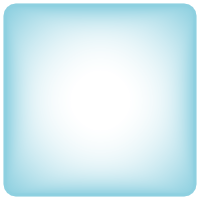
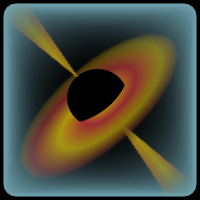
Two versions of the same layered image (200 × 200). Layer-by-layer changes:
"Paint Layer 3": opacity 100% → 50%, moved it into group "Chrysanthemums", painted on it over [0,0,128,192]
added group "Pocket Quasar" with 4 layers above "Paint Layer 1" over [0,0,200,200]
added layer "Paint Layer 15" (59%) in group "Pocket Quasar" over [0,0,200,200]
added layer "Paint Layer 13" in group "Pocket Quasar" over [64,0,128,128]
added layer "Paint Layer 14" (75%) in group "Pocket Quasar" over [0,1,189,193]
added layer "Copy of Paint Layer 15" (75%) in group "Pocket Quasar" over [0,0,200,200]
"Paint Layer 1": opacity 100% → 75%, painted on it over [0,0,200,200]
showed "Background", painted on it over [0,0,200,200]
